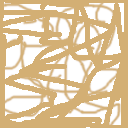
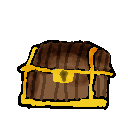
Comparing the layer stacks of the two 128px x 128px images. Changes:
added layer "treasure" above "Background" over [17, 36, 116, 110]
hid "Background", painted on it over [0, 0, 128, 128]
